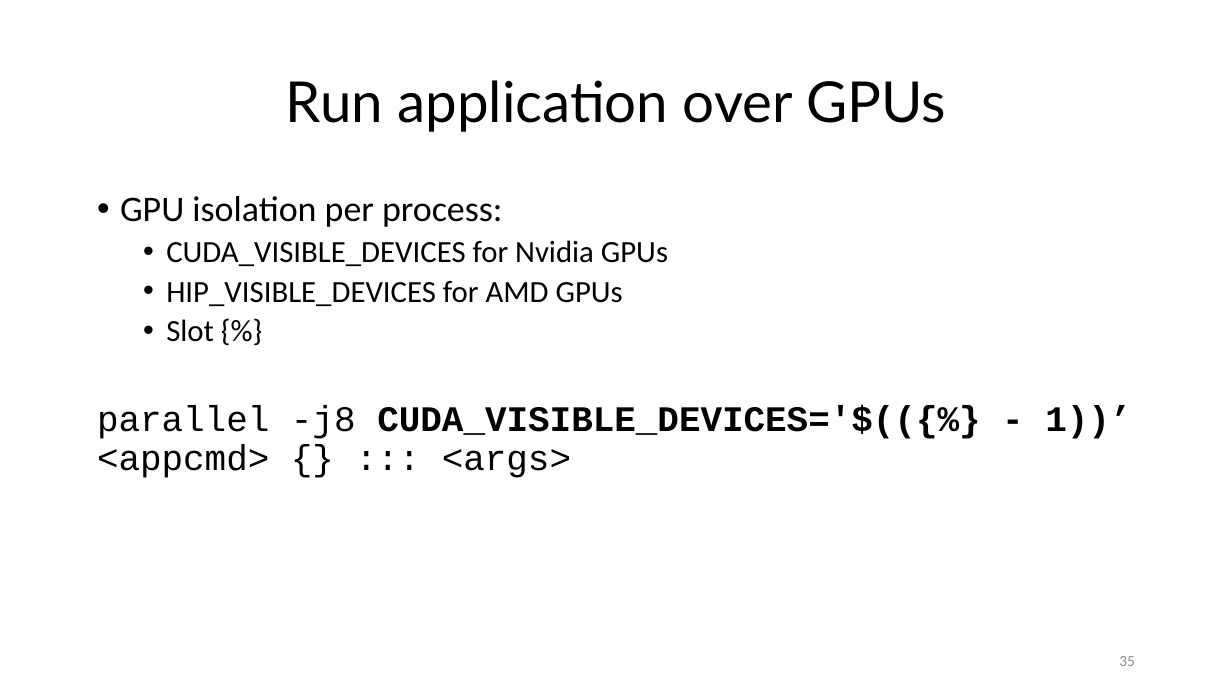
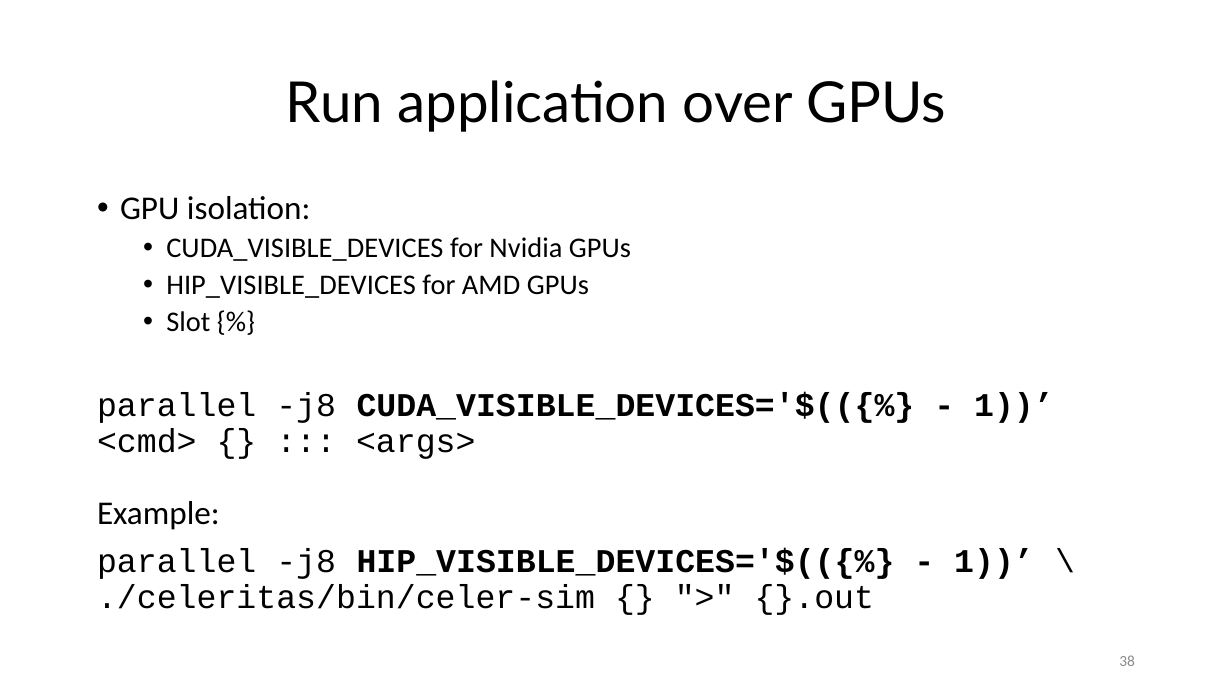
Before and after one commit to ketancmaheshwari/pearc24tut, a slide deck: slide 38 of gnu-parallel-tutorial.pptx (slide 35 before the commit). Drawn at 1232x693 pixels with LibreOffice and Linux fonts; fonts in the diff are those of the drawing. Boxes give left, top, right and bottom in pixels: in the first picture for what was removed or moved away, otherwise in the second. Text is boxed around its words. In the diff, an @@ line names an element or a change of style, - is before the commit and + after.

```diff
--- a/gnu-parallel-tutorial.pptx
+++ b/gnu-parallel-tutorial.pptx
@@ text at [120,196,311,220]: text changed; size 21 to 19.4 pt @@
-• GPU isolation per process:
+• GPU isolation:
@@ text at [166,237,631,332]: size 18 to 16.6 pt in "CUDA_VISIBLE_DEVICES for Nvidia GPUs", "HIP_VISIBLE_DEVICES for AMD GPUs", "Slot {%}" @@
@@ text at [97,392,1054,615]: text changed; size 21 to 19.4 pt; bold off @@
-parallel -j8 CUDA_VISIBLE_DEVICES='$(({%} - 1))’ <appcmd> {} ::: <args>
+parallel -j8 CUDA_VISIBLE_DEVICES='$(({%} - 1))’ <cmd> {} ::: <args>
+Example:
+parallel -j8 HIP_VISIBLE_DEVICES='$(({%} - 1))’ \
+./celeritas/bin/celer-sim {} ">" {}.out
@@ page number at [1119,655,1135,666]: text changed @@
-35
+38
```
Also in this commit, not shown: 12 other slides changed, 15 slides added, 5 slides removed, 2 other files.
